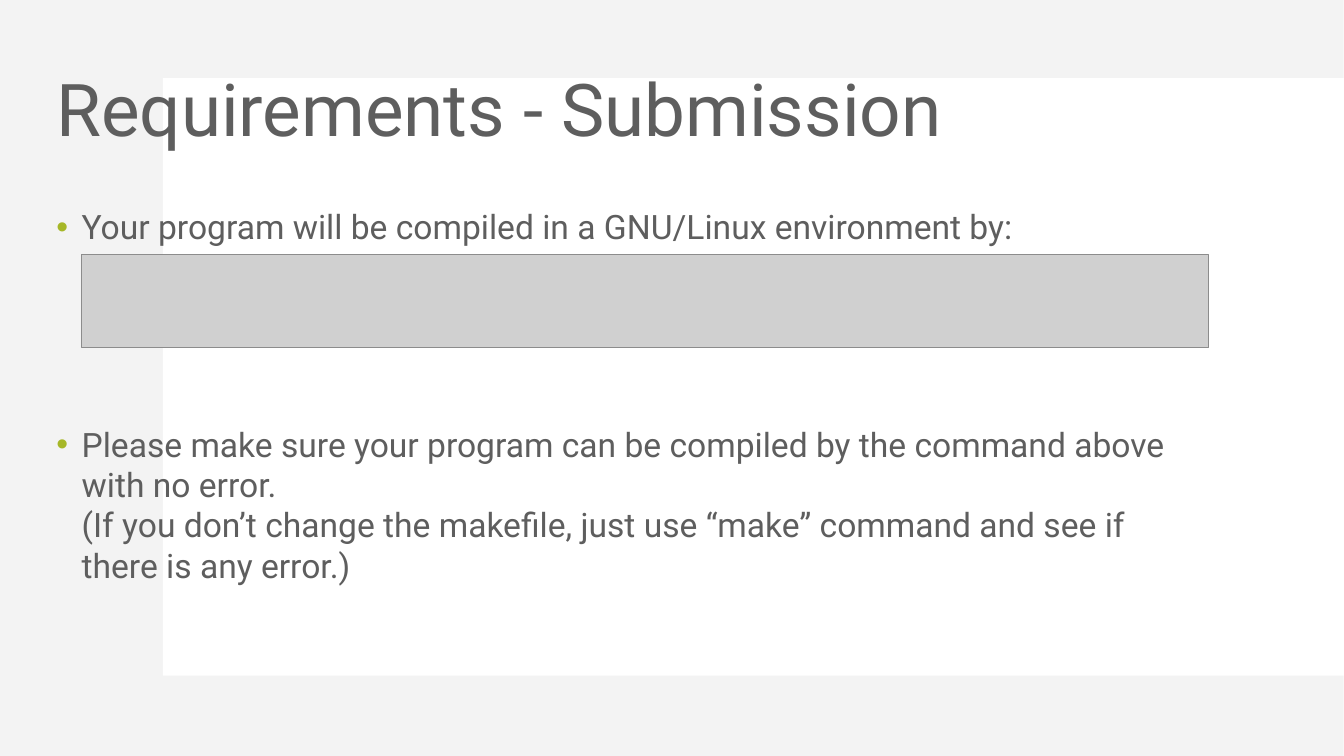
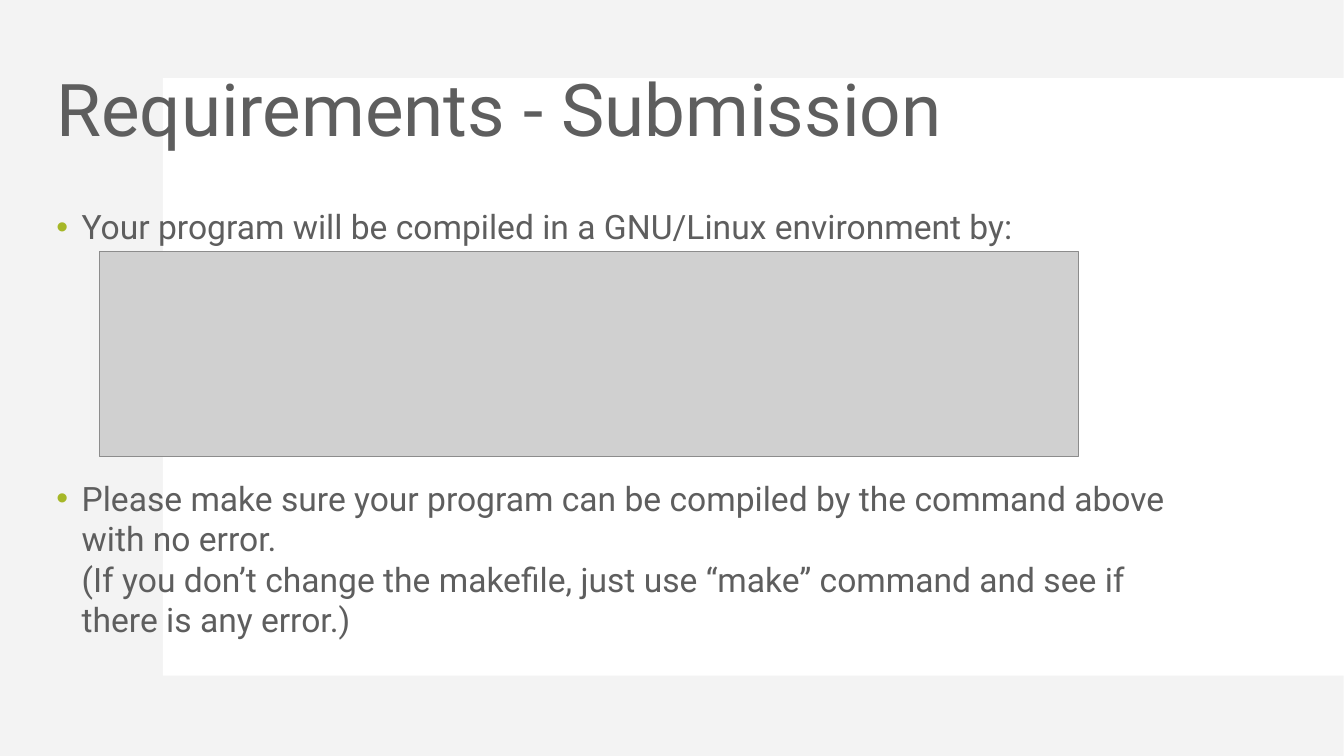
Before and after one commit to KohakuBlueleaf/MiniChess, a slide deck: slide 77 of document/Mini Project 3 introduction.pptx (slide 76 before the commit). Drawn at 1344x756 pixels with LibreOffice and Linux fonts; fonts in the diff are those of the drawing; grey boxes stand for pictures. Boxes give left, top, right and bottom in pixels: in the first picture for what was removed or moved away, otherwise in the second. Text is boxed around its words. In the diff, an @@ line names an element or a change of style, - is before the commit and + after.

```diff
--- a/document/Mini Project 3 introduction.pptx
+++ b/document/Mini Project 3 introduction.pptx
@@ text "Your program will be compiled ..." rewrapped from (82, 214, 1164, 585) to (82, 214, 1164, 639) @@
@@ picture removed at (82, 255, 1209, 348) @@
@@ picture added at (99, 252, 1078, 458) @@
```
Also in this commit, not shown: 3 other slides changed, 1 slide added, 1 other file.
